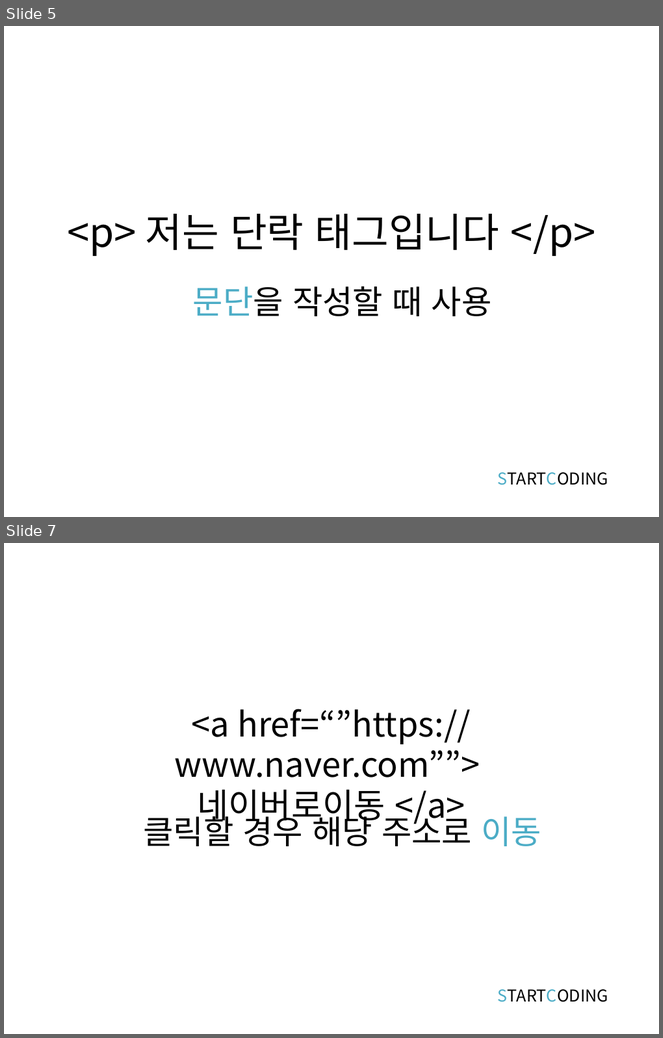
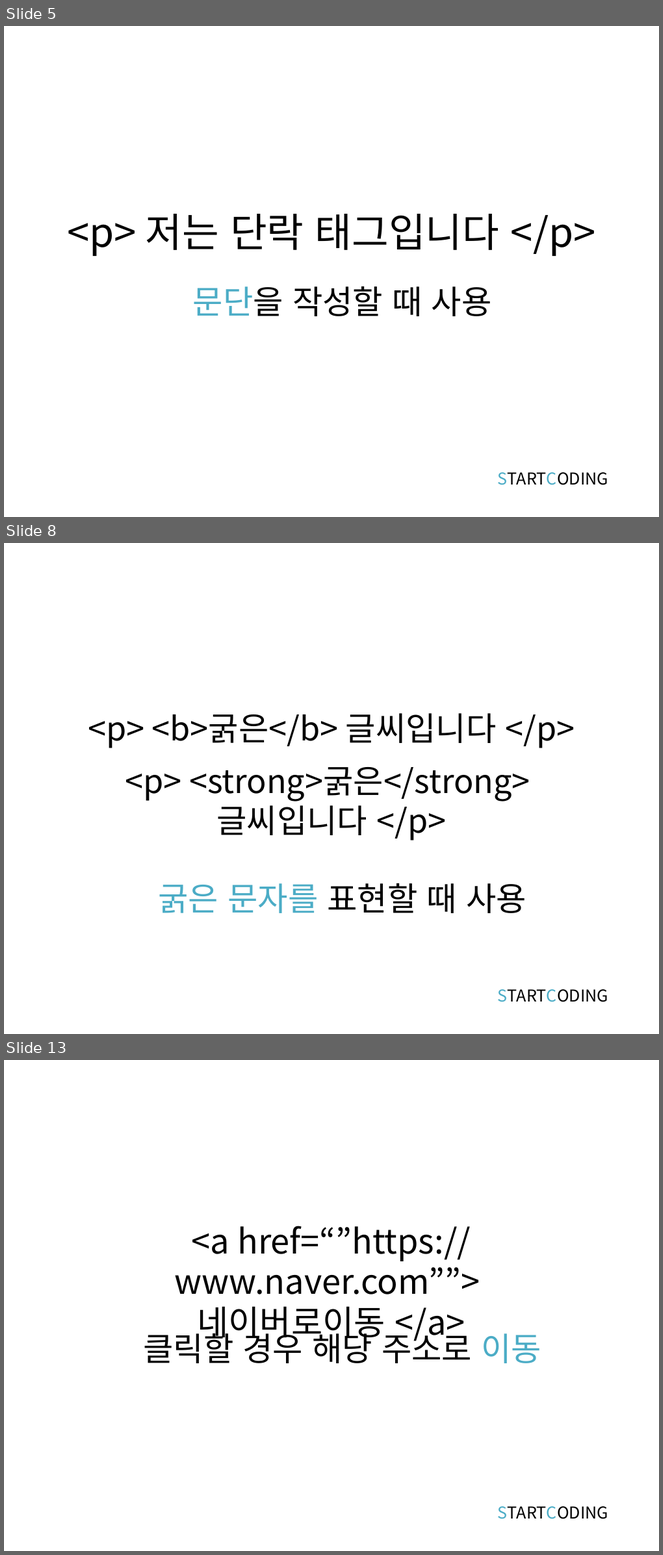
Before and after one commit to kwonkijun/web, a slide deck: 프론트엔드기초(PPT)/HTML5 2강_텍스트관련태그.pptx. Shown one above the other, each under a label of ours: slides 5 and 7 before the commit, slides 5, 8 and 13 after it; the slides between them are not shown. The pictures are 663x1038 and 663x1555 pixels, drawn with LibreOffice and Linux fonts; fonts in the diff are those of the drawing. Boxes give left, top, right and bottom in pixels: in the first picture for what was removed or moved away, otherwise in the second. Text is boxed around its words. In the diff, an @@ line names an element or a change of style, - is before the commit and + after.

```diff
--- a/프론트엔드기초(PPT)/HTML5 2강_텍스트관련태그.pptx
+++ b/프론트엔드기초(PPT)/HTML5 2강_텍스트관련태그.pptx
@@ slide 8 added at (4,543,659,1034), background #FFFFFF @@
@@ title added at (88,713,575,748), 36 pt, text #000000 @@
+<p> <b>굵은</b> 글씨입니다 </p>
@@ text added at (126,767,530,841), 36 pt, text #000000 @@
+<p> <strong>굵은</strong>
+글씨입니다 </p>
@@ text added at (159,884,527,913), 36 pt, text #000000 @@
+굵은 문자를 표현할 때 사용
@@ text added at (498,990,608,1003), 18 pt, text #000000 @@
+STARTCODING
@@ what was slide 7 is now slide 13 @@
```
Also in this commit, not shown: 1 slide changed, 7 other slides added, 30 other files.
